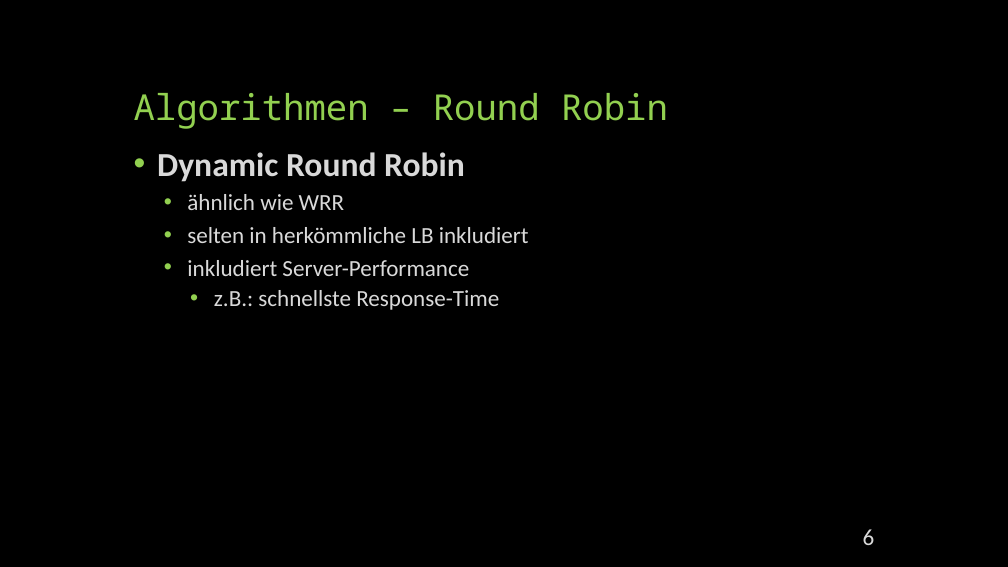
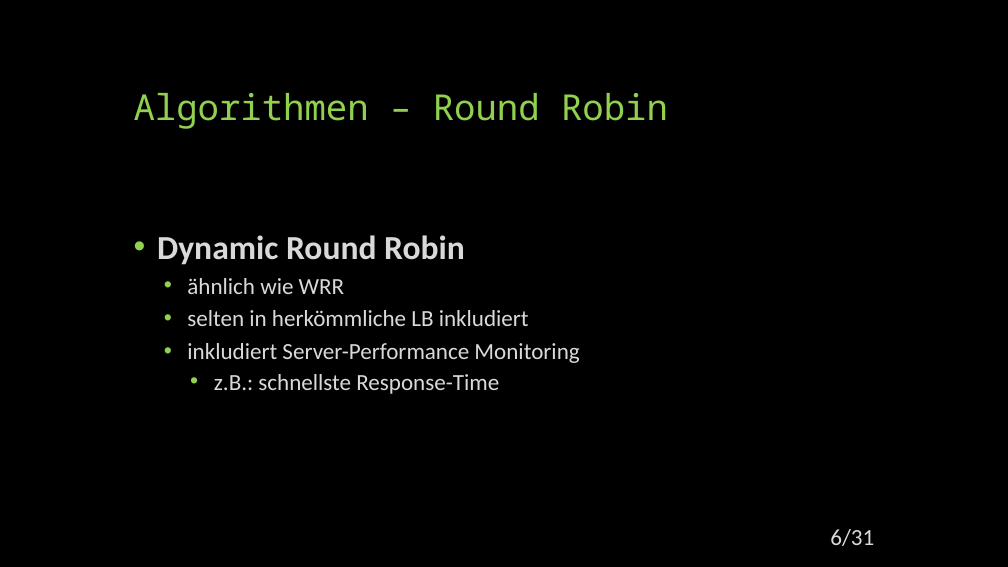
Before and after one commit to mseidl-tgm/1stRow4BHIT, a slide deck: slide 6 of DEZSYS/DEZSYS_LoadBalancing_Präsentation/Load Balancing.pptx. Drawn at 1008x567 pixels with LibreOffice and Linux fonts; fonts in the diff are those of the drawing. Boxes give left, top, right and bottom in pixels: in the first picture for what was removed or moved away, otherwise in the second. Text is boxed around its words. In the diff, an @@ line names an element or a change of style, - is before the commit and + after.

```diff
--- a/DEZSYS/DEZSYS_LoadBalancing_Präsentation/Load Balancing.pptx
+++ b/DEZSYS/DEZSYS_LoadBalancing_Präsentation/Load Balancing.pptx
@@ text "Dynamic Round Robin": place and size @@
-text "Dynamic Round Robin" at [157, 152, 529, 310]
+text "Dynamic Round Robin" at [157, 235, 579, 394]
@@ text at [187, 343, 579, 363]: text changed @@
-  • inkludiert Server-Performance
+  • inkludiert Server-Performance Monitoring
@@ page number at [830, 529, 874, 546]: text changed @@
-6
+6/31
```
Also in this commit, not shown: 21 other slides changed, 10 other files.
